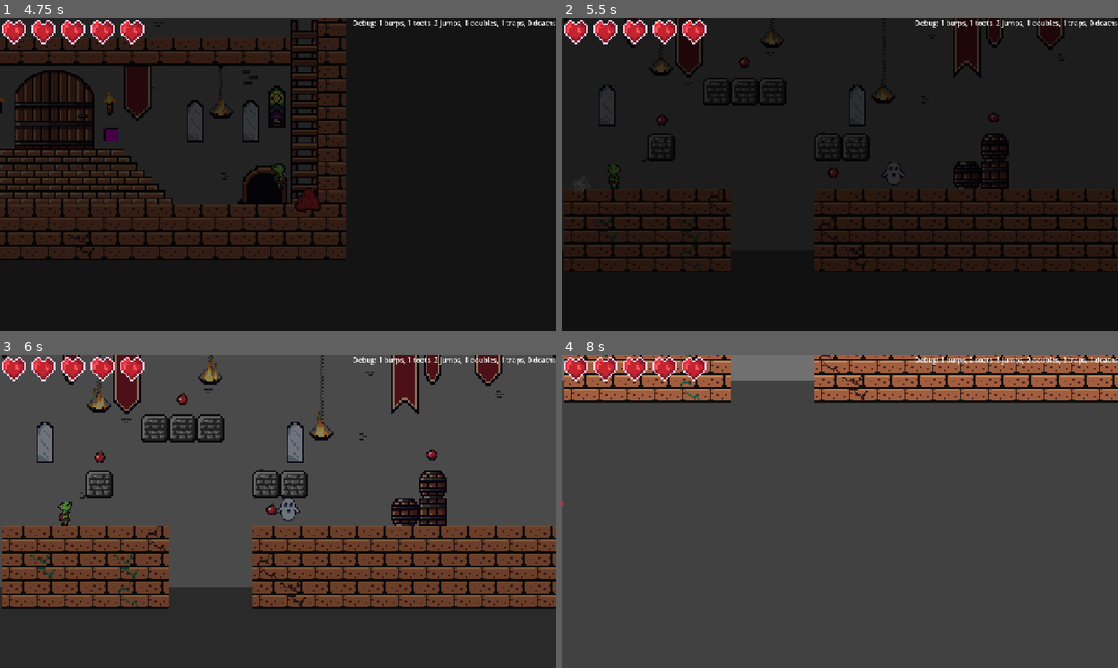
Above: before the commit, frames 1-4 (two rows, left to right).
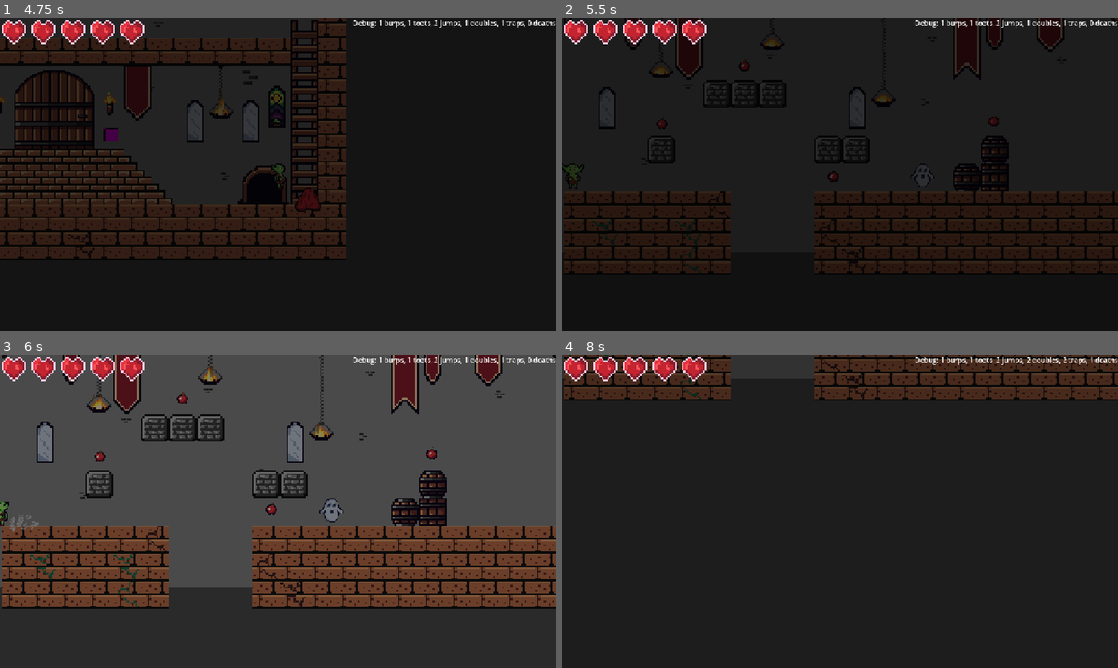
Above: after the commit, the same moments.

Repository: RealAmandaLive/OrcBurp
Game: Godot game, scene res://scenes/main.tscn
Two runs of this game, one before a commit and one after it. Both use one fixed random seed, a clock stepped at 60 frames per second and the inputs below.
Inputs (mouse positions are in pixels of both pictures, inside the frame that each line leads up to):
- Up to frame 1 (4.75 s): tap Enter at 0.5 s; move the mouse to (400, 158) at 0.52 s; hold Right (right) 0.53-2.03 s; tap Shift (burp) at 0.6, 4.35 s; click (400, 158) at 0.67 s; tap Space (jump) at 0.77, 1.52, 3.02, 3.77, 4.52 s; move the mouse to (166, 190) at 1.27 s; tap W (climb) at 1.35 s; move the mouse to (333, 105) at 2.02 s; hold Left (left) 2.03-2.78 s; hold E (interact) 2.03-2.78 s; move the mouse to (250, 237) at 2.77 s; hold Right (right) 2.78-4.28 s; tap G (throw) at 2.85 s; click (250, 237) at 2.92 s; move the mouse to (444, 221) at 3.52 s; tap Ctrl (toot) at 3.6 s; tap S (descend) at 4.15 s; move the mouse to (111, 127) at 4.27 s; hold Left (left) from 4.28 s (still down)
- Up to frame 2 (5.5 s): tap Escape (ui_cancel) at 4.9 s; move the mouse to (867, 174) at 5.02 s; release Left (left) at 5.03 s; hold Right (right) from 5.03 s (still down); hold W (climb) from 5.03 s (still down); click (867, 174) at 5.17 s
- Up to frame 3 (6 s): tap I (inventory, bound only after the commit) at 5.65 s; move the mouse to (194, 433) at 5.77 s; release Right (right) at 5.78 s; release W (climb) at 5.78 s; hold Left (left) from 5.78 s (still down); tap E (interact) at 5.85 s
- Up to frame 4 (8 s): tap Space (jump) at 6.02, 6.77, 7.52 s; move the mouse to (962, 495) at 6.52 s; tap G (throw) at 6.6 s; move the mouse to (728, 527) at 7.27 s; release Left (left) at 7.28 s; hold Right (right) from 7.28 s (still down); tap Ctrl (toot) at 7.35 s; click (728, 527) at 7.42 s

Frame 1 is identical in both runs. In frame 2, 8.8% of the frame differs, in the area x 0-100%, y 0-82%; in frame 3, 1.4%; in frame 4, 97%, in the area x 0-100%, y 0-100%.

Commit message:
pause background inventory(I Key) and pause press(Esc Key). Includes controller support

Diff:
--- a/orc-burp-godot/project.godot
+++ b/orc-burp-godot/project.godot
@@ -86,6 +86,18 @@
 , Object(InputEventJoypadButton,"resource_local_to_scene":false,"resource_name":"","device":-1,"button_index":3,"pressure":0.0,"pressed":false,"script":null)
 ]
 }
+inventory={
+"deadzone": 0.2,
+"events": [Object(InputEventKey,"resource_local_to_scene":false,"resource_name":"","device":16,"window_id":0,"alt_pressed":false,"shift_pressed":false,"ctrl_pressed":false,"meta_pressed":false,"pressed":false,"keycode":0,"physical_keycode":73,"key_label":0,"unicode":0,"location":0,"echo":false,"script":null)
+, Object(InputEventJoypadButton,"resource_local_to_scene":false,"resource_name":"","device":-1,"button_index":4,"pressure":0.0,"pressed":false,"script":null)
+]
+}
+pause={
+"deadzone": 0.2,
+"events": [Object(InputEventKey,"resource_local_to_scene":false,"resource_name":"","device":16,"window_id":0,"alt_pressed":false,"shift_pressed":false,"ctrl_pressed":false,"meta_pressed":false,"pressed":false,"keycode":0,"physical_keycode":4194305,"key_label":0,"unicode":0,"location":0,"echo":false,"script":null)
+, Object(InputEventJoypadButton,"resource_local_to_scene":false,"resource_name":"","device":-1,"button_index":6,"pressure":0.0,"pressed":false,"script":null)
+]
+}
 
 [layer_names]
 
--- a/orc-burp-godot/scenes/main.tscn
+++ b/orc-burp-godot/scenes/main.tscn
@@ -6,6 +6,8 @@
 [ext_resource type="FontFile" uid="uid://psrbjtoc002x" path="res://assets/Fonts/gijsuy-gijsuy-400.ttf" id="3_sugp2"]
 [ext_resource type="PackedScene" uid="uid://dg20u65m3dgde" path="res://scenes/healthGUI.tscn" id="4_tbgi4"]
 [ext_resource type="Script" uid="uid://c5d8byhbqnra1" path="res://scripts/debug_stats.gd" id="6_tefeu"]
+[ext_resource type="Script" uid="uid://c4xanjeq74cpd" path="res://scripts/pause_node.gd" id="7_tipki"]
+[ext_resource type="Script" uid="uid://b6a7a13ftdbup" path="res://scripts/inventory_node.gd" id="8_85g3d"]
 
 [sub_resource type="StyleBoxFlat" id="StyleBoxFlat_dhrd0"]
 bg_color = Color(0.80784315, 0.16862746, 0.14117648, 1)
@@ -81,3 +83,11 @@
 text = "Debug: 0 burps, 0 toots, 0 jumps, 0 doubles, 0 traps, 0 deaths"
 horizontal_alignment = 2
 script = ExtResource("6_tefeu")
+
+[node name="PauseNode" type="Node" parent="." unique_id=93329242]
+process_mode = 3
+script = ExtResource("7_tipki")
+
+[node name="InventoryNode" type="Node" parent="." unique_id=1182704168]
+process_mode = 3
+script = ExtResource("8_85g3d")
--- /dev/null
+++ b/orc-burp-godot/scripts/inventory_node.gd
@@ -0,0 +1,9 @@
+extends Node
+
+func _input(event):
+	if event.is_action_pressed("inventory"):
+		get_viewport().set_input_as_handled()
+		if get_tree().paused:
+			get_tree().paused = false
+		else:
+			get_tree().paused = true
--- /dev/null
+++ b/orc-burp-godot/scripts/pause_node.gd
@@ -0,0 +1,9 @@
+extends Node
+
+func _input(event):
+	if event.is_action_pressed("pause"):
+		get_viewport().set_input_as_handled()
+		if get_tree().paused:
+			get_tree().paused = false
+		else:
+			get_tree().paused = true
Not shown, added: orc-burp-godot/scripts/inventory_node.gd.uid
Not shown, added: orc-burp-godot/scripts/pause_node.gd.uid
